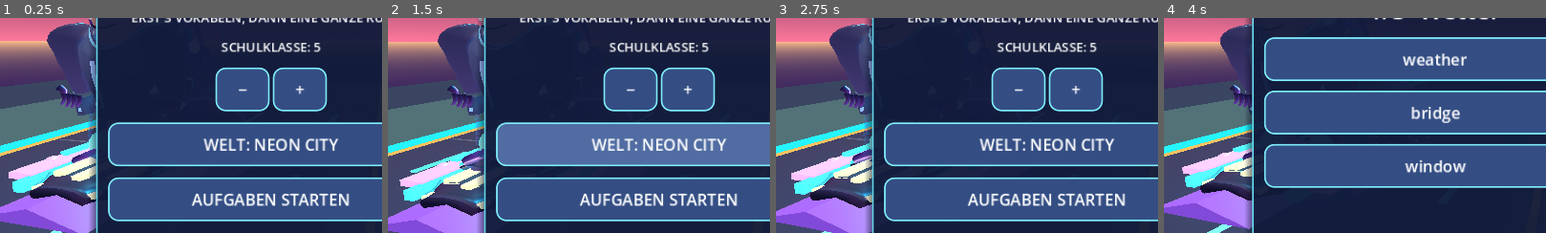
Above: before the commit, frames 1-4 (left to right).
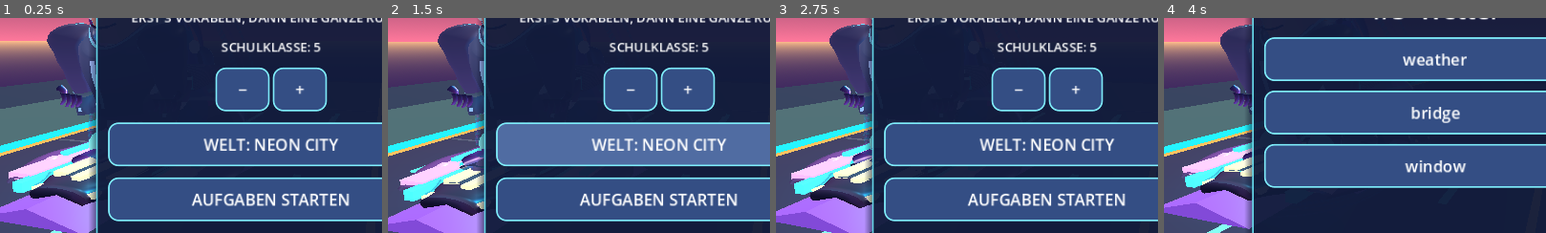
Above: after the commit, the same moments.

Repository: mtothek0703/learnquest-unity-web
Game: Godot game, scene res://main.tscn
Same seed, same stepped clock (60 frames per second), same inputs: the game is played once before the commit and once after it.
Inputs (mouse positions are % of the whole screen's width and height, from its top left):
- Up to frame 1 (0.25 s): no input
- Up to frame 2 (1.5 s): move the mouse to (72, 45) at 0.52 s; hold Right 0.53-1.25 s; hold Q 0.53-1.25 s; click (72, 45) at 0.67 s; tap Space at 0.77, 1.07 s; drag from (30, 55) to (45, 70) at 1.27 s
- Up to frame 3 (2.75 s): move the mouse to (60, 28) at 2.02 s; hold Right from 2.03 s (still down); hold R from 2.03 s (still down)
- Up to frame 4 (4 s): release Right at 2.75 s; release R at 2.75 s; drag from (45, 70) to (20, 35) at 2.77 s; move the mouse to (80, 65) at 3.52 s; hold Left from 3.53 s (still down); hold E from 3.53 s (still down); tap Space at 3.77 s
The pictures show only the part of the screen within x 14-64%, y 31-81%; the shares and areas given below are measured in that part.

The runs differ from the first frame. In frame 1, 0.3% of the frame differs, in the area x 2-24%, y 57-77%; in frame 2, 0.3%, in the area x 3-24%, y 59-79%; in frame 3, 0.3%; in frame 4, 0.2%.

Commit message:
feat(godot): add swept volumetric aero-wings visible from chase and profile cameras

Diff:
--- a/godot/hoverboard_sculpted_hull.gd
+++ b/godot/hoverboard_sculpted_hull.gd
@@ -9,6 +9,7 @@
 var grip: MeshInstance3D
 var keel: MeshInstance3D
 var rails: Array[MeshInstance3D] = []
+var swept_wings: Array[MeshInstance3D] = []
 var rail_material: StandardMaterial3D
 
 func _ready() -> void:
@@ -38,9 +39,11 @@
         var rail := _attach("PortEdgeLight" if side < 0.0 else "StarboardEdgeLight",
             _make_rail(side), rail_material)
         rails.append(rail)
-    built = chassis != null and grip != null and keel != null and rails.size() == 2
+        swept_wings.append(_attach("PortSculptedAeroWing" if side < 0.0 else "StarboardSculptedAeroWing",
+            _make_wing(side), shell_material))
+    built = chassis != null and grip != null and keel != null and rails.size() == 2 and swept_wings.size() == 2
     if built:
-        for part in [chassis, grip, keel] + rails:
+        for part in [chassis, grip, keel] + rails + swept_wings:
             if part.mesh == null or part.mesh.get_surface_count() == 0:
                 built = false
 
@@ -183,3 +186,35 @@
             tool.add_vertex(point)
     tool.generate_normals()
     return tool.commit()
+
+func _wing_point(side: float, t: float, angle: float) -> Vector3:
+    # Sculpted swept aerofoil, not a rotated primitive prism. Broad shoulders
+    # near the middle and a curled rear edge are visible from the chase camera.
+    var swell := sin(PI * t)
+    var z := lerpf(-1.05, 0.97, t)
+    var inner := 0.69 + 0.07 * swell
+    var outer := 1.08 + 0.39 * swell + 0.10 * t
+    var center := (inner + outer) * 0.5
+    var radius := (outer - inner) * 0.5
+    var curl := 0.12 * smoothstep(0.70, 1.0, t)
+    return Vector3(side * (center + radius * cos(angle)),
+        0.315 + curl + (0.045 + 0.035 * swell) * sin(angle), z)
+
+func _make_wing(side: float) -> ArrayMesh:
+    var tool := SurfaceTool.new()
+    tool.begin(Mesh.PRIMITIVE_TRIANGLES)
+    for i in range(24):
+        var a := float(i) / 24.0
+        var b := float(i + 1) / 24.0
+        for j in range(12):
+            var u := TAU * float(j) / 12.0
+            var v := TAU * float(j + 1) / 12.0
+            for sample in [Vector2(a, u), Vector2(b, u), Vector2(b, v),
+                Vector2(a, u), Vector2(b, v), Vector2(a, v)]:
+                var point := _wing_point(side, sample.x, sample.y)
+                var highlight := maxf(0.0, sin(sample.y))
+                tool.set_color(Color("#283456").lerp(Color("#9b63c9"),
+                    0.26 + 0.48 * highlight + 0.12 * sin(PI * sample.x)))
+                tool.add_vertex(point)
+    tool.generate_normals()
+    return tool.commit()
